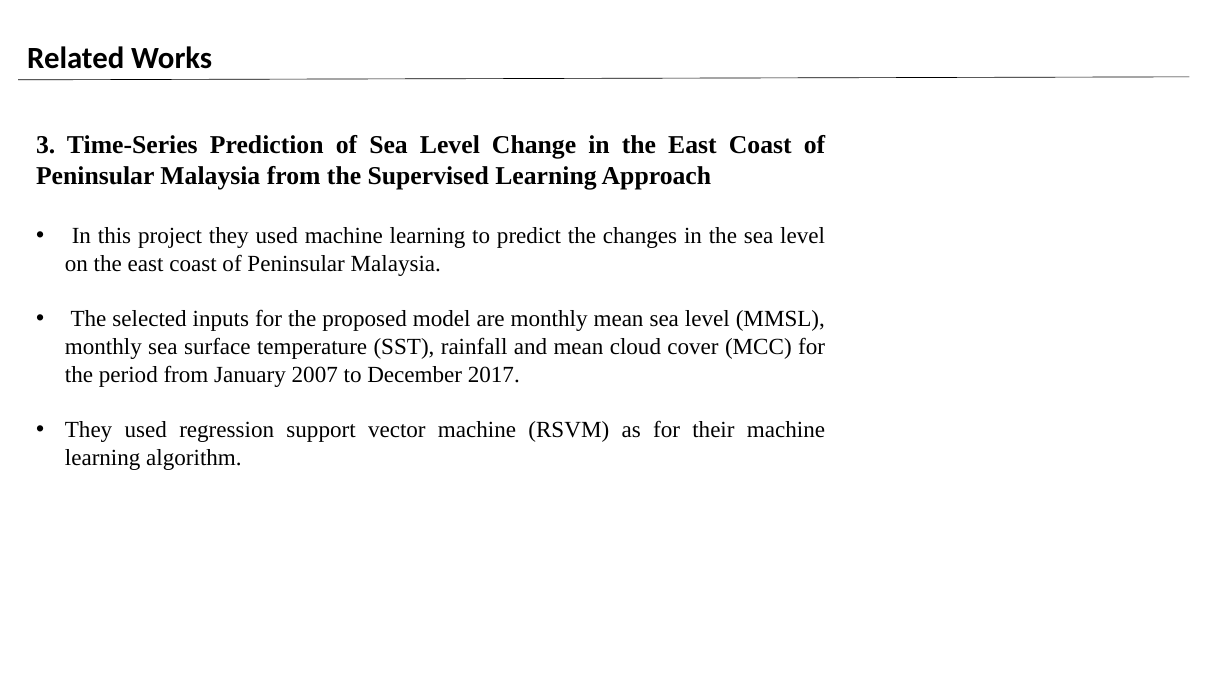
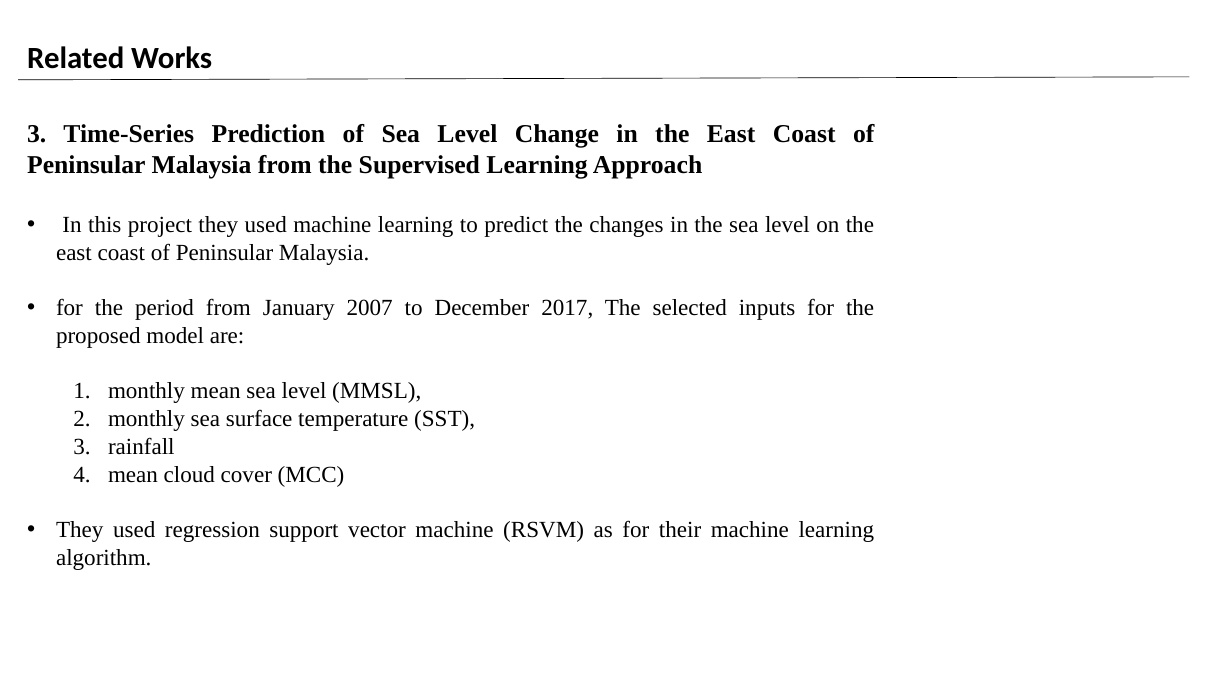
Before and after one commit to Omar0Khaled152001/Sea-Level-Prediction-Sytstem, a slide deck: slide 17 of Sea Level Rise PP.pptx. Drawn at 1232x693 pixels with LibreOffice and Linux fonts; fonts in the diff are those of the drawing; background and template pictures are left out. Boxes give left, top, right and bottom in pixels: in the first picture for what was removed or moved away, otherwise in the second. Text is boxed around its words. In the diff, an @@ line names an element or a change of style, - is before the commit and + after.

```diff
--- a/Sea Level Rise PP.pptx
+++ b/Sea Level Rise PP.pptx
@@ text "3. Time-Series Prediction of Sea ..." moved from (x1=36, y1=135, x2=825, y2=470) to (x1=27, y1=124, x2=875, y2=570) @@
@@ text at (x1=56, y1=298, x2=874, y2=487): text changed @@
-• The selected inputs for the proposed model are monthly mean sea level (MMSL), monthly sea surface temperature (SST), rainfall and mean cloud cover (MCC) for the period from January 2007 to December 2017.
+• for the period from January 2007 to December 2017, The selected inputs for the proposed model are:
+  1. monthly mean sea level (MMSL),
+  2. monthly sea surface temperature (SST),
+  3. rainfall
+  4. mean cloud cover (MCC)
```
Also in this commit, not shown: 11 other slides changed, 3 slides added, 1 slide removed, 1 other file.
